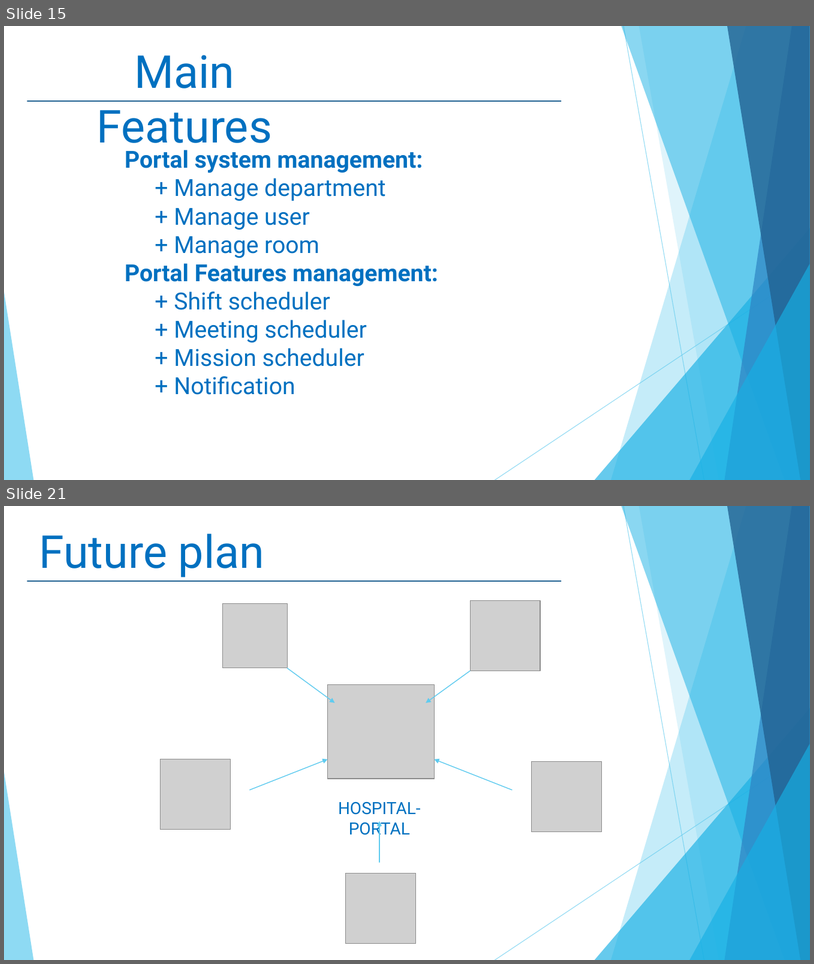
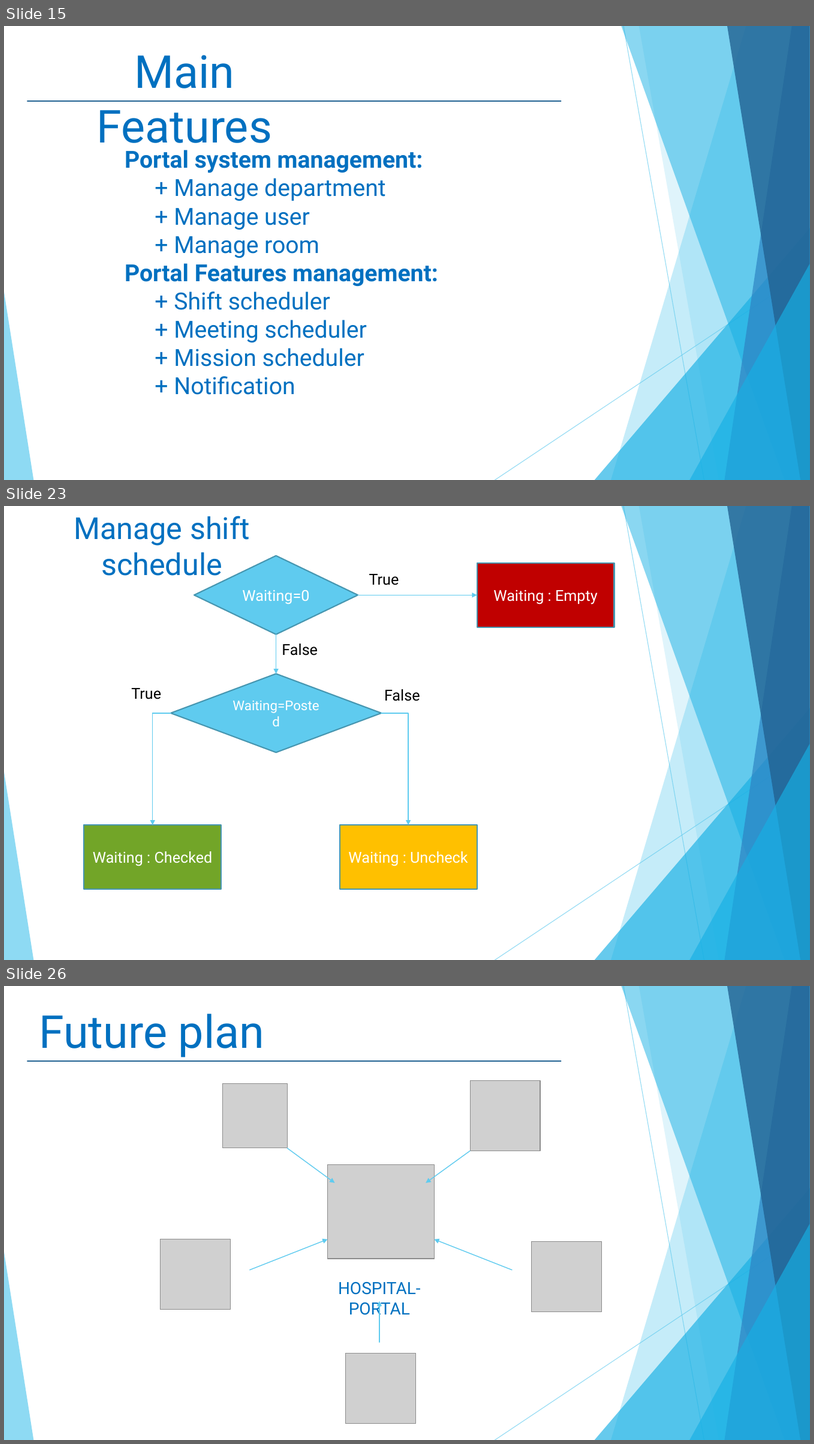
Before and after one commit to linhmimoza/Hospital_PortalExtra, a slide deck: Hospital.pptx. Shown one above the other, each under a label of ours: slides 15 and 21 before the commit, slides 15, 23 and 26 after it; the slides between them are not shown. The pictures are 814x964 and 814x1444 pixels, drawn with LibreOffice and Linux fonts; fonts in the diff are those of the drawing; grey boxes stand for pictures. Boxes give left, top, right and bottom in pixels: in the first picture for what was removed or moved away, otherwise in the second. Text is boxed around its words. In the diff, an @@ line names an element or a change of style, - is before the commit and + after.

```diff
--- a/Hospital.pptx
+++ b/Hospital.pptx
@@ slide 23 added at (4, 506, 810, 960), background #FFFFFF; not listed: 10 template elements that a slide beside it also shows @@
@@ text added at (74, 516, 250, 582), 36 pt, text #0070C0 @@
+Manage shift schedule
@@ diamond added at (195, 556, 359, 634), fill #5FCBEF, outline #4696B1 1.5 pt, 18 pt, text #FFFFFF @@
+Waiting=0
@@ text added at (369, 574, 399, 585), 18 pt, text #000000 @@
+True
@@ rectangle added at (477, 563, 614, 627), fill #C00000, outline #4696B1 1.5 pt, 18 pt, text #FFFFFF @@
+Waiting : Empty
@@ elbow arrow added from (358, 595) to (477, 595), #5FCBEF 1 pt @@
@@ arrow added from (276, 634) to (276, 673), #5FCBEF 1 pt @@
@@ text added at (282, 643, 318, 655), 18 pt, text #000000 @@
+False
@@ diamond added at (171, 673, 381, 752), fill #5FCBEF, outline #4696B1 1.5 pt, 16 pt, text #FFFFFF @@
+Waiting=Posted
@@ text added at (131, 688, 161, 699), 18 pt, text #000000 @@
+True
@@ text added at (384, 689, 420, 701), 18 pt, text #000000 @@
+False
@@ elbow arrow added from (171, 713) to (153, 825), #5FCBEF 1 pt @@
@@ elbow arrow added from (381, 713) to (409, 825), #5FCBEF 1 pt @@
@@ rectangle added at (84, 825, 221, 889), fill #72A528, outline #4696B1 1.5 pt, 18 pt, text #FFFFFF @@
+Waiting : Checked
@@ rectangle added at (340, 825, 477, 889), fill #FFC000, outline #4696B1 1.5 pt, 18 pt, text #FFFFFF @@
+Waiting : Uncheck
@@ what was slide 21 is now slide 26 @@
```
Also in this commit, not shown: 4 slides changed, 5 other slides added, 1 slide removed, 8 other files.
